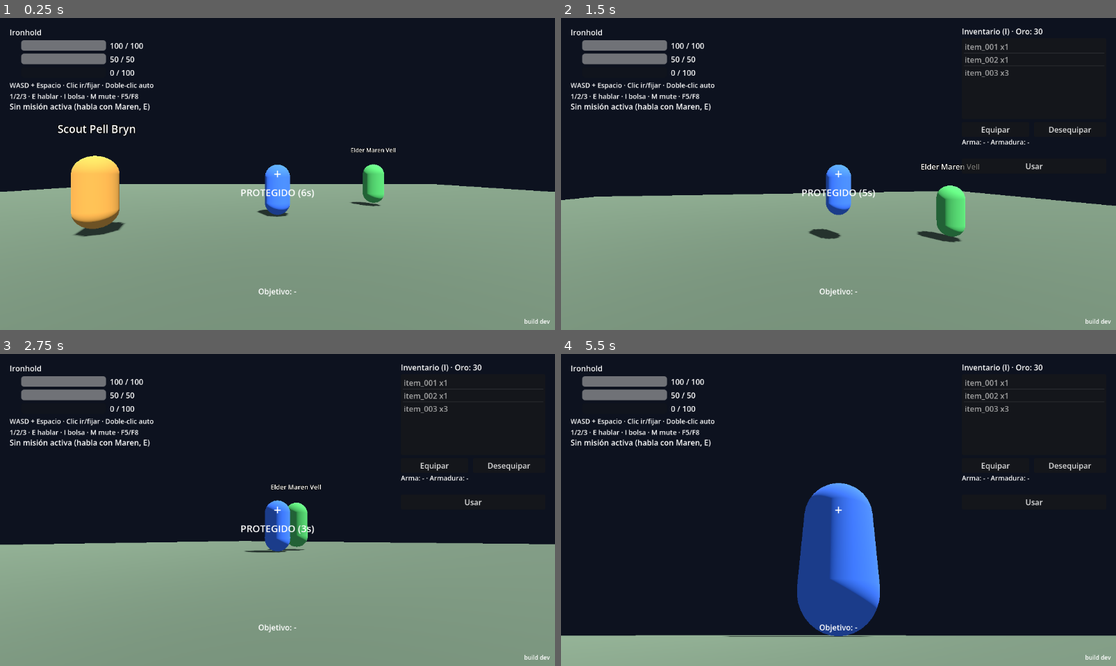
Above: before the commit, frames 1-4 (two rows, left to right).
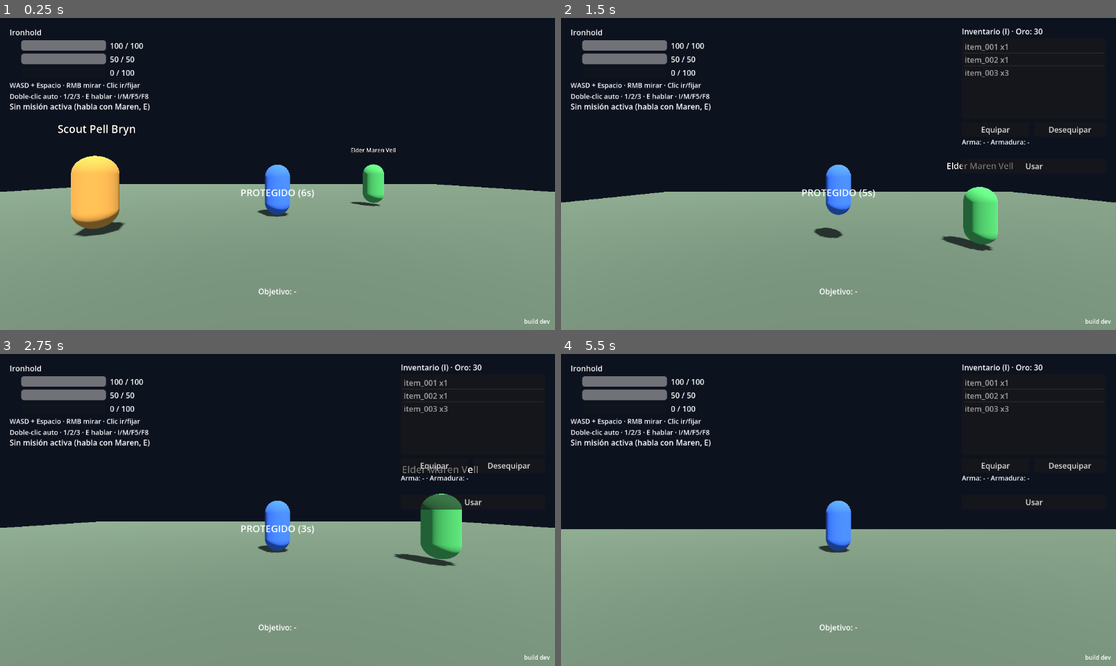
Above: after the commit, the same moments.

Repository: yojananyosef/flyff-reforged
Game: Godot game, scene res://scenes/main.tscn
Two runs of this game, one before a commit and one after it. Both use one fixed random seed, a clock stepped at 60 frames per second and the inputs below.
Inputs (mouse positions are in pixels of both pictures, inside the frame that each line leads up to):
- Up to frame 1 (0.25 s): no input
- Up to frame 2 (1.5 s): tap Enter at 0.5 s; move the mouse to (866, 174) at 0.52 s; hold W (move_forward) 0.53-1.28 s; tap I at 0.6 s; click (866, 174) at 0.67 s; tap Space (jump) at 0.77 s; tap E at 0.8, 1.35 s; move the mouse to (727, 189) at 1.27 s; hold S (move_back) from 1.28 s (still down); click (727, 189) at 1.42 s
- Up to frame 3 (2.75 s): tap Space (jump) at 1.52 s; tap I at 1.55, 2.1 s; move the mouse to (288, 503) at 2.02 s; release S (move_back) at 2.03 s; hold W (move_forward) from 2.03 s (still down); click (288, 503) at 2.17 s; tap E at 2.3 s
- Up to frame 4 (5.5 s): move the mouse to (810, 572) at 2.77 s; tap E at 2.85, 3.8, 5.3 s; click (810, 572) at 2.92 s; tap Space (jump) at 3.02, 3.77, 4.25, 4.52 s; tap I at 3.05, 4.55 s; move the mouse to (877, 513) at 3.52 s; tap M at 3.6 s; click (877, 513) at 3.67 s; move the mouse to (794, 506) at 4.27 s; tap 1 at 4.35 s; click (794, 506) at 4.42 s; move the mouse to (866, 510) at 5.02 s; release W (move_forward) at 5.03 s; hold S (move_back) from 5.03 s (still down); tap 2 at 5.1 s; click (866, 510) at 5.17 s

The runs differ from the first frame. In frame 1, 0.5% of the frame differs, in the area x 1-51%, y 20-52%; in frame 2, 3.5%; in frame 3, 8.6%; in frame 4, 38%, in the area x 0-100%, y 20-96%.

Commit message:
feat: cursor libre aethermere-freelook (RMB mirar, seleccion por cursor, sin capture)

Diff:
--- a/godot_project/scenes/main.tscn
+++ b/godot_project/scenes/main.tscn
@@ -220,8 +220,8 @@
 offset_right = 310.0
 offset_bottom = 156.0
 theme_override_font_sizes/font_size = 14
-text = "WASD + Espacio · Clic ir/fijar · Doble-clic auto
-1/2/3 · E hablar · I bolsa · M mute · F5/F8"
+text = "WASD + Espacio · RMB mirar · Clic ir/fijar
+Doble-clic auto · 1/2/3 · E hablar · I/M/F5/F8"
 autowrap_mode = 2
 
 [node name="QuestLabel" type="Label" parent="HUD/Panel"]
--- a/godot_project/scripts/dialogue_panel.gd
+++ b/godot_project/scripts/dialogue_panel.gd
@@ -56,7 +56,7 @@
 func close() -> void:
 	visible = false
 	npc_id = ""
-	Input.mouse_mode = Input.MOUSE_MODE_CAPTURED
+	Input.mouse_mode = Input.MOUSE_MODE_VISIBLE
 	var audio = get_node_or_null("/root/AudioManager")
 	if audio != null:
 		audio.play_sfx("ui_close")
--- a/godot_project/scripts/hud.gd
+++ b/godot_project/scripts/hud.gd
@@ -81,6 +81,7 @@
 	_crosshair.offset_top = -20.0
 	_crosshair.offset_bottom = 20.0
 	_crosshair.horizontal_alignment = HORIZONTAL_ALIGNMENT_CENTER
+	_crosshair.visible = false  # freelook: el cursor es el puntero
 	add_child(_crosshair)
 	_target_label = Label.new()
 	_target_label.name = "TargetLabel"
@@ -136,7 +137,7 @@
 		if event.physical_keycode == KEY_I:
 			_inventory_open = not _inventory_open
 			inventory_panel.visible = _inventory_open
-			Input.mouse_mode = Input.MOUSE_MODE_VISIBLE if _inventory_open else Input.MOUSE_MODE_CAPTURED
+			Input.mouse_mode = Input.MOUSE_MODE_VISIBLE
 			var audio = get_node_or_null("/root/AudioManager")
 			if audio != null:
 				audio.play_sfx("ui_open" if _inventory_open else "ui_close")
@@ -291,8 +292,7 @@
 func close_shop() -> void:
 	shop_open = false
 	_shop_panel.visible = false
-	if not _inventory_open:
-		Input.mouse_mode = Input.MOUSE_MODE_CAPTURED
+	Input.mouse_mode = Input.MOUSE_MODE_VISIBLE
 
 
 func _build_shop_panel() -> void:
--- a/godot_project/scripts/main.gd
+++ b/godot_project/scripts/main.gd
@@ -148,6 +148,7 @@
 	var quest_mgr: Node = get_node("/root/QuestManager")
 
 	_check(game_data.current_zone_id == "ironhold", "zona actual es ironhold")
+	_check(Input.mouse_mode == Input.MOUSE_MODE_VISIBLE, "raton libre por defecto")
 	_check(game_data.zones.size() >= 1 and game_data.dialogues.size() >= 2,
 		"datos cargados (zonas/dialogos)")
 
--- a/godot_project/scripts/player.gd
+++ b/godot_project/scripts/player.gd
@@ -47,6 +47,7 @@
 var move_dest := Vector3.ZERO
 var _move_marker: MeshInstance3D = null
 var _swing_tween: Tween = null
+var _rmb_held := false  # freelook: cámara solo mientras se mantiene RMB
 
 ## Gracia al aparecer: 6 s sin agro ni daño; atacar la rompe (huir no).
 const PROTECT_MAX := 6.0
@@ -64,7 +65,7 @@
 
 func _ready() -> void:
 	add_to_group("player")
-	Input.mouse_mode = Input.MOUSE_MODE_CAPTURED
+	Input.mouse_mode = Input.MOUSE_MODE_VISIBLE
 	protect_t = PROTECT_MAX
 	var ring := MeshInstance3D.new()
 	ring.name = "MoveMarker"
@@ -82,15 +83,19 @@
 
 
 func _unhandled_input(event: InputEvent) -> void:
-	if event is InputEventMouseMotion and Input.mouse_mode == Input.MOUSE_MODE_CAPTURED:
+	if event is InputEventMouseMotion and _rmb_held:
 		cam_pivot.rotate_y(-event.relative.x * mouse_sensitivity)
 		spring.rotate_x(-event.relative.y * mouse_sensitivity)
 		spring.rotation.x = clampf(spring.rotation.x, -1.2, 0.6)
 	elif event is InputEventMouseButton:
 		var mb := event as InputEventMouseButton
-		if mb.pressed and mb.button_index == MOUSE_BUTTON_LEFT:
+		if mb.button_index == MOUSE_BUTTON_RIGHT:
+			_rmb_held = mb.pressed
+			Input.mouse_mode = Input.MOUSE_MODE_CAPTURED if mb.pressed \
+				else Input.MOUSE_MODE_VISIBLE
+		elif mb.pressed and mb.button_index == MOUSE_BUTTON_LEFT:
 			if _can_world_click():
-				var hit := _click_hit(Input.mouse_mode == Input.MOUSE_MODE_CAPTURED)
+				var hit := _click_hit()
 				var picked: Node3D = hit.get("monster")
 				if mb.double_click and picked != null:
 					target = picked
@@ -238,11 +243,8 @@
 
 
 func _can_world_click() -> bool:
-	## Con pointer-lock siempre. Sin él (petición denegada), también vale si
-	## no hay UI abierta (los Controles consumen sus clics antes de llegar
-	## aquí, así que un clic huérfano es del mundo).
-	if Input.mouse_mode == Input.MOUSE_MODE_CAPTURED:
-		return true
+	## Cursor libre por defecto: vale clicar salvo con UI abierta (los
+	## Controles consumen sus clics antes de llegar aquí).
 	var hud = get_tree().get_first_node_in_group("hud")
 	if hud != null:
 		if bool(hud.get("_inventory_open")):
@@ -255,17 +257,13 @@
 	return true
 
 
-func _click_hit(use_center: bool) -> Dictionary:
-	## Rayo de selección: centro con pointer-lock (la posición del evento no
-	## es fiable), posición del clic con ratón libre.
+func _click_hit() -> Dictionary:
+	## Rayo de selección desde la posición del cursor hasta 100 m.
 	var out := {"monster": null, "ground": null}
 	var cam := get_viewport().get_camera_3d()
 	if cam == null:
 		return out
-	var center := get_viewport().get_visible_rect().size / 2.0
-	var point: Vector2 = center
-	if not use_center:
-		point = get_viewport().get_mouse_position()
+	var point := get_viewport().get_mouse_position()
 	var origin := cam.project_ray_origin(point)
 	var end := origin + cam.project_ray_normal(point) * 100.0
 	var query := PhysicsRayQueryParameters3D.create(origin, end)
@@ -285,9 +283,9 @@
 	return out
 
 
-func _near_crosshair(cam: Camera3D, center: Vector2) -> Node3D:
+func _near_crosshair(cam: Camera3D, point: Vector2) -> Node3D:
 	## Tolerancia: el rayo exacto falla con bichos pequeños en movimiento;
-	## se acepta el monstruo visible más cercano al punto de mira (140 px).
+	## se acepta el monstruo visible más cercano al cursor (140 px).
 	var best: Node3D = null
 	var best_d := 140.0
 	for m in get_tree().get_nodes_in_group("monsters"):
@@ -295,7 +293,7 @@
 		if n == null or cam.is_position_behind(n.global_position):
 			continue
 		var d: float = cam.unproject_position(
-			n.global_position + Vector3(0, 1.0, 0)).distance_to(center)
+			n.global_position + Vector3(0, 1.0, 0)).distance_to(point)
 		if d < best_d:
 			best_d = d
 			best = n
@@ -497,6 +495,8 @@
 	has_dest = false
 	basic_cd = 0.0
 	protect_t = PROTECT_MAX
+	_rmb_held = false
+	Input.mouse_mode = Input.MOUSE_MODE_VISIBLE
 	_hide_marker()
 	if body_mesh != null:
 		body_mesh.scale = Vector3.ONE
Not shown, added: openspec/changes/aethermere-freelook/.openspec.yaml
Not shown, added: openspec/changes/aethermere-freelook/design.md
Not shown, added: openspec/changes/aethermere-freelook/proposal.md
Not shown, added: openspec/changes/aethermere-freelook/specs/freelook/spec.md
Not shown, added: openspec/changes/aethermere-freelook/specs/target/spec.md
Not shown, added: openspec/changes/aethermere-freelook/tasks.md
Not shown, removed: openspec/changes/aethermere-spawn-safe/tasks.md
Not shown, added: openspec/changes/archive/2026-09-18-aethermere-aggro-target/.openspec.yaml
Not shown, added: openspec/changes/archive/2026-09-18-aethermere-aggro-target/design.md
Not shown, added: openspec/changes/archive/2026-09-18-aethermere-aggro-target/proposal.md
Not shown, added: openspec/changes/archive/2026-09-18-aethermere-aggro-target/specs/aggro/spec.md
Not shown, added: openspec/changes/archive/2026-09-18-aethermere-aggro-target/specs/target/spec.md
(and 27 more such lines)
